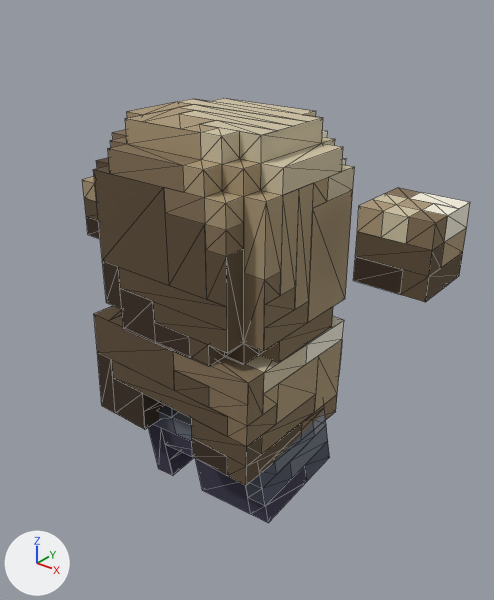
The glTF model fabrica-voxel/saida/flutuante/modelo.glb as it was, and as the next commit left it.
Before and after are seen from a 50 mm camera at (2.36, -2.67, 3.45) aimed at (0.2, 0.02, 1.78). Lighting does not change. The marker at lower left points along +X, +Y and +Z. The older version comes first. Mesh edges are drawn as thin lines. Where no turn or scale is listed for an object, it has been applied to the vertices. Vertices at exactly the same position are counted once.

Names of what the first picture shows: 'Corpo', 'Mao_D', 'Mao_E', 'Pano_1', 'Pano_2'.
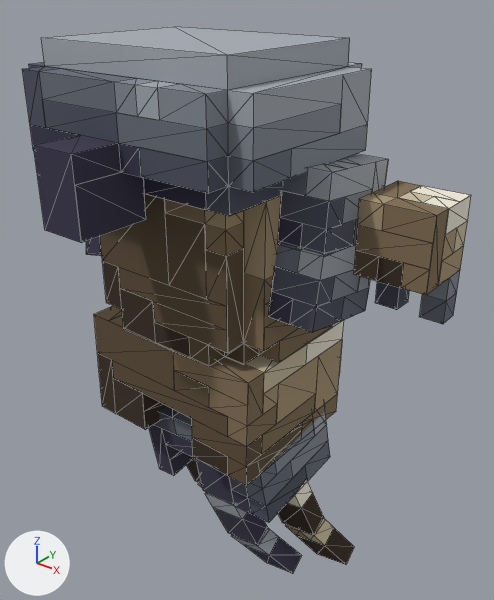
The newer file is also turned or shifted as a whole; pictures and numbers use the older file's frame.

The change, as a list of edits to the scene's bpy script:
```text
Change me_pano_2:
    remove me_pano_2.from_pydata(...)  # 99 vertices, 140 faces; spans x -0.323..0.595, y -0.33..0.354, z -0.433..0.285
    add me_pano_2.from_pydata(...)  # 112 vertices, 160 faces; spans x -0.322..0.597, y -0.329..0.358, z -0.435..0.286
    me_pano_2 part 1: 99 vertices removed from x -0.323..0.595, y -0.33..0.354, z -0.433..0.285; 112 vertices added at x -0.322..0.597, y -0.329..0.358, z -0.435..0.286
Change me_mao_d:
    remove me_mao_d.from_pydata(...)  # 41 vertices, 66 faces; spans x -0.188..0.188, y -0.188..0.188, z -0.188..0.188
    add me_mao_d.from_pydata(...)  # 61 vertices, 96 faces; spans x -0.188..0.188, y -0.188..0.188, z -0.404..0.221
    me_mao_d part 2: 41 vertices removed from x -0.188..0.188, y -0.188..0.188, z -0.188..0.188; 61 vertices added at x -0.188..0.188, y -0.188..0.188, z -0.404..0.221
Change me_mao_e:
    remove me_mao_e.from_pydata(...)  # 41 vertices, 66 faces; spans x -0.188..0.188, y -0.188..0.188, z -0.188..0.188
    add me_mao_e.from_pydata(...)  # 61 vertices, 96 faces; spans x -0.188..0.188, y -0.188..0.188, z -0.463..0.163
    me_mao_e part 3: 41 vertices removed from x -0.188..0.188, y -0.188..0.188, z -0.188..0.188; 61 vertices added at x -0.188..0.188, y -0.188..0.188, z -0.463..0.163
Add ob_capuz:
    ob_capuz = bpy.data.objects.new('Capuz', me_capuz)  # 139 vertices, 214 faces; spans x -0.688..0.687, y -0.812..0.562, z -0.125..0.625
    ob_capuz.location = (0.063, -0.188, 2.533)
Add ob_manga_e_2:
    ob_manga_e_2 = bpy.data.objects.new('Manga_E_2', me_manga_e_2)  # 47 vertices, 62 faces; spans x -0.188..0.255, y -0.348..0.248, z -0.456..0.101
    ob_manga_e_2.location = (-0.531, -0.044, 2.287)
Add ob_manga_d:
    ob_manga_d = bpy.data.objects.new('Manga_D', me_manga_d)  # 47 vertices, 62 faces; spans x -0.188..0.188, y -0.283..0.249, z -0.396..0.023
    ob_manga_d.location = (0.689, 0.0, 2.656)
Add ob_manga_d_2:
    ob_manga_d_2 = bpy.data.objects.new('Manga_D_2', me_manga_d_2)  # 49 vertices, 64 faces; spans x -0.19..0.188, y -0.309..0.247, z -0.412..0.043
    ob_manga_d_2.location = (0.689, -0.034, 2.283)
Add ob_tira_3:
    ob_tira_3 = bpy.data.objects.new('Tira_3', me_tira_3)  # 12 vertices, 20 faces; spans x -0.123..0.21, y -0.066..0.178, z -0.395..0.047
    ob_tira_3.location = (0.279, -0.279, 0.652)
Add ob_tira_3_2:
    ob_tira_3_2 = bpy.data.objects.new('Tira_3_2', me_tira_3_2)  # 12 vertices, 20 faces; spans x -0.119..0.264, y -0.071..0.257, z -0.369..0.078
    ob_tira_3_2.location = (0.366, -0.168, 0.305)
Add ob_tira_2:
    ob_tira_2 = bpy.data.objects.new('Tira_2', me_tira_2)  # 16 vertices, 26 faces; spans x -0.123..0.207, y -0.066..0.173, z -0.395..0.046
    ob_tira_2.location = (0.528, -0.034, 0.704)
Add ob_tira_2_2:
    ob_tira_2_2 = bpy.data.objects.new('Tira_2_2', me_tira_2_2)  # 16 vertices, 26 faces; spans x -0.12..0.259, y -0.071..0.25, z -0.374..0.075
    ob_tira_2_2.location = (0.612, 0.073, 0.354)
Add ob_tira_1:
    ob_tira_1 = bpy.data.objects.new('Tira_1', me_tira_1)  # 16 vertices, 26 faces; spans x -0.123..0.204, y -0.066..0.168, z -0.395..0.044
    ob_tira_1.location = (-0.219, -0.025, 0.633)
Add ob_tira_1_2:
    ob_tira_1_2 = bpy.data.objects.new('Tira_1_2', me_tira_1_2)  # 16 vertices, 26 faces; spans x -0.12..0.253, y -0.07..0.24, z -0.378..0.071
    ob_tira_1_2.location = (-0.138, 0.077, 0.281)
```

Where the change shows, as pixel boxes [x1, y1, x2, y2] in the pictures (494 x 600 px):
'Capuz', added
    after: [22, 27, 372, 243]
'Mao_D', reshaped (25% taller)
    before: [353, 188, 470, 302]
    after: [354, 181, 471, 324]
'Pano_2', reshaped
    before: [148, 405, 330, 523]
    after: [149, 406, 330, 523]
'Manga_D', added
    after: [278, 154, 388, 257]
'Manga_D_2', added
    after: [269, 243, 371, 333]
'Tira_3', added
    after: [205, 492, 268, 546]
'Tira_2', added
    after: [278, 479, 324, 536]
'Tira_2_2', added
    after: [285, 518, 354, 565]
'Tira_3_2', added
    after: [232, 528, 302, 574]
'Mao_E', reshaped (not visible afterwards)
    before: [82, 176, 100, 239]
'Manga_E_2', added (mostly hidden)
    after: [86, 236, 102, 256]
'Tira_1', added (mostly hidden)
    after: [187, 458, 201, 483]
'Tira_1_2', added (mostly hidden)
    after: [198, 483, 203, 489]
